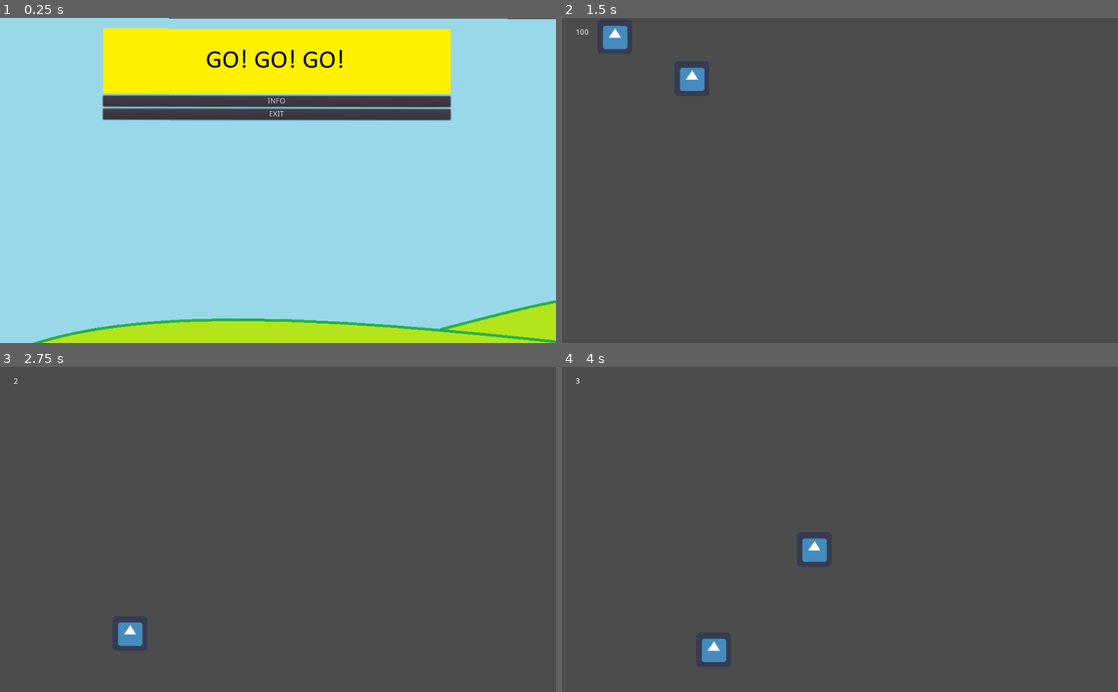
Above: before the commit, frames 1-4 (two rows, left to right).
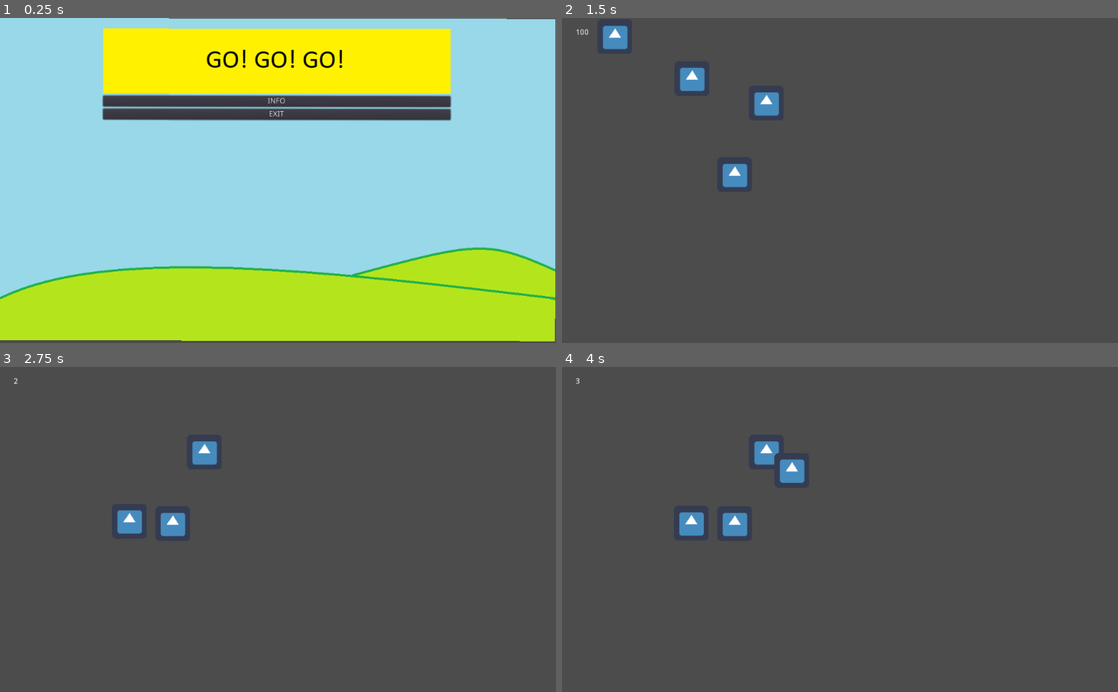
Above: after the commit, the same moments.

Repository: TheSpaceManSplatt/Game_Jam
Game: Godot game, scene res://MENUS/main menu.tscn
Same seed, same stepped clock (60 frames per second), same inputs: the game is played once before the commit and once after it. The engine's default icon, where the game draws it, is replaced by a stand-in: a white triangle on a blue panel in a dark square.
Inputs (mouse positions are in pixels of both pictures, inside the frame that each line leads up to):
- Up to frame 1 (0.25 s): no input
- Up to frame 2 (1.5 s): click (840, 60) at 0.5 s; tap Enter at 1.25 s; move the mouse to (628, 167) at 1.27 s; hold Right (steer_right) from 1.28 s (still down); tap Space (enter_car) at 1.35 s
- Up to frame 3 (2.75 s): move the mouse to (166, 545) at 2.02 s; release Right (steer_right) at 2.03 s; hold Down (drive_backward) from 2.03 s (still down); tap Space (enter_car) at 2.1 s
- Up to frame 4 (4 s): move the mouse to (895, 458) at 2.77 s; release Down (drive_backward) at 2.78 s; hold Right (steer_right) 2.78-3.53 s; tap Space (enter_car) at 2.85, 3.6 s; move the mouse to (812, 594) at 3.52 s; hold Up (drive_forward) from 3.53 s (still down)

The runs differ from the first frame. In frame 1, 19% of the frame differs, in the area x 0-100%, y 0-100%; in frame 2, 0.7%; in frame 3, 1.3%; in frame 4, 1.9%.

Commit message:
Vallet works with multiple cars now

Diff:
--- a/Everything Else/Valet.gd
+++ b/Everything Else/Valet.gd
@@ -24,7 +24,7 @@
 
 	for body in bodies:
 		#let the hit the floor
-		if( body.get_name() == "Car"):
+		if( "Car" in body.get_name()  ):
 			print( body._get_car_info() )
 			body._set_car_occupied("Player")
 			get_parent().remove_child(self)
--- a/Everything Else/World.gd
+++ b/Everything Else/World.gd
@@ -1,16 +1,34 @@
 extends Node2D
 
-
-# Declare member variables here. Examples:
-# var a = 2
-# var b = "text"
+var _timer = null
+var car_list = []
 
 
-# Called when the node enters the scene tree for the first time.
 func _ready():
-	pass # Replace with function body.
+	_timer = Timer.new()
+	add_child(_timer)
+
+	_timer.connect("timeout", self, "_on_Timer_timeout")
+	_timer.set_wait_time(1.0)# here for refered to as a "tick"
+	_timer.set_one_shot(false) # Make sure it loops
+	_timer.start()
 
 
-# Called every frame. 'delta' is the elapsed time since the previous frame.
-#func _process(delta):
-#	pass
+func _on_Timer_timeout():
+	# should send radome type of car at random speeds to player
+	# the car_area will return an time that should be added to a
+	# lsit of cars currently in play this list will be used
+	# to randomly determin when a car should be returned to the
+	# station
+
+	#chance of spawning a new car will go up with how short the line is
+	#chance of removing a new car will go up with how many cars are in play
+	var add_car = randi()%11+1
+	var remove_car = randi()%11+1
+	if( add_car > 5 ):
+		#@todo link to car_area
+		print("make new car")
+	if( remove_car > 5 ):
+		#@todo link to car_area
+		print("remove car")
+	pass
--- a/Everything Else/World.tscn
+++ b/Everything Else/World.tscn
@@ -19,3 +19,9 @@
 
 [node name="Car" parent="." instance=ExtResource( 3 )]
 position = Vector2( 239.464, 111.813 )
+
+[node name="Car2" parent="." instance=ExtResource( 3 )]
+position = Vector2( 376.388, 157.232 )
+
+[node name="Car3" parent="." instance=ExtResource( 3 )]
+position = Vector2( 318.087, 289.268 )
--- a/MENUS/main menu.tscn
+++ b/MENUS/main menu.tscn
@@ -16,7 +16,8 @@
 }
 
 [node name="Sprite" type="Sprite" parent="."]
-position = Vector2( 640, 360 )
+position = Vector2( 512.196, 297.481 )
+scale = Vector2( 0.800306, 0.826337 )
 texture = ExtResource( 2 )
 
 [node name="HBoxContainer" type="HBoxContainer" parent="."]
